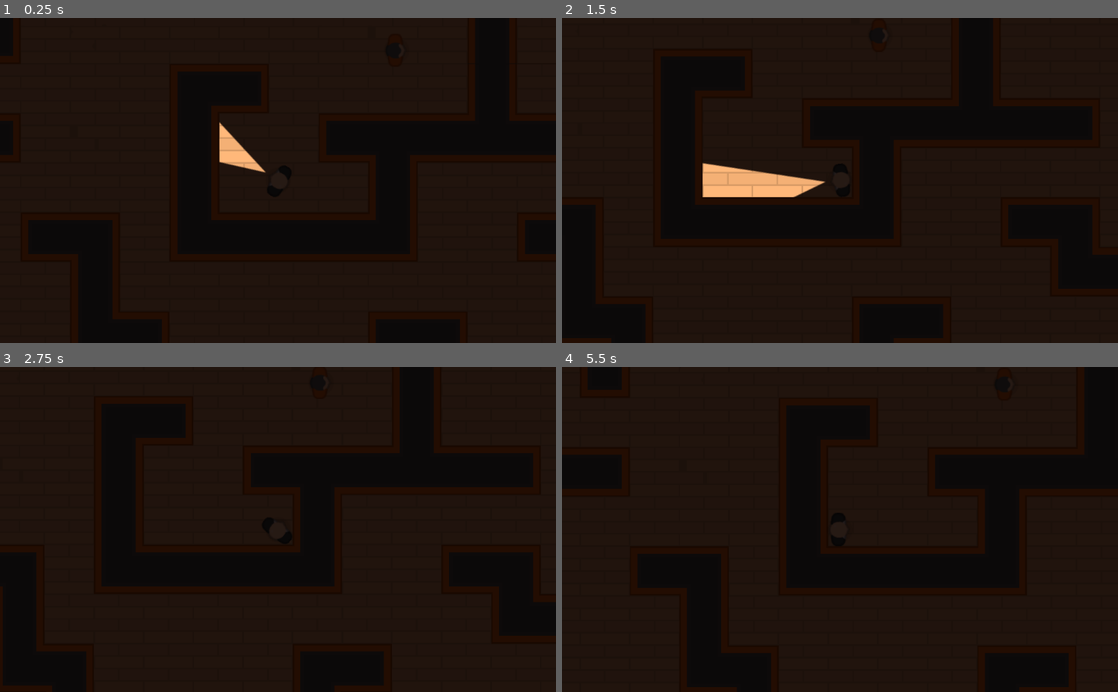
Above: before the commit, frames 1-4 (two rows, left to right).
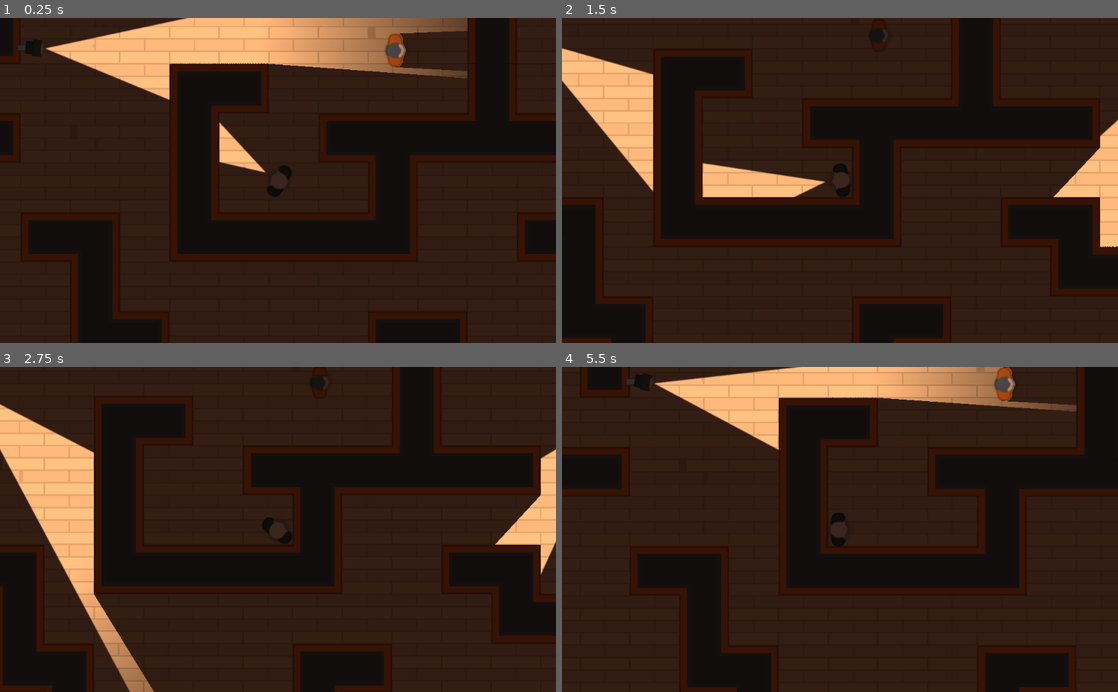
Above: after the commit, the same moments.

Repository: drorya2324/Dont-be-suspicious
Game: Godot game, scene res://Scenes/Levels/TemplateLevel.tscn
Same seed, same stepped clock (60 frames per second), same inputs: the game is played once before the commit and once after it.
Inputs (mouse positions are in pixels of both pictures, inside the frame that each line leads up to):
- Up to frame 1 (0.25 s): no input
- Up to frame 2 (1.5 s): move the mouse to (962, 164) at 0.52 s; hold D (move_right) 0.53-1.28 s; tap T (torch) at 0.6, 1.35 s; move the mouse to (728, 196) at 1.27 s; hold S (move_down) from 1.28 s (still down)
- Up to frame 3 (2.75 s): move the mouse to (333, 458) at 2.02 s; release S (move_down) at 2.03 s; hold D (move_right) from 2.03 s (still down); tap T (torch) at 2.1 s
- Up to frame 4 (5.5 s): tap Enter at 2.75 s; move the mouse to (812, 594) at 2.77 s; release D (move_right) at 2.78 s; hold W (move_up) 2.78-3.53 s; tap T (torch) every 0.75 s from 2.85 to 5.1 s; tap Space at 3.5 s; move the mouse to (1006, 578) at 3.52 s; hold A (move_left) 3.53-5.03 s; move the mouse to (673, 480) at 4.27 s; move the mouse to (867, 529) at 5.02 s; hold S (move_down) from 5.03 s (still down)

The runs differ from the first frame. In frame 1, 9.9% of the frame differs, in the area x 3-85%, y 0-26%; in frame 2, 5.8%; in frame 3, 8.4%; in frame 4, 7.5%.

Commit message:
added cameras

Diff:
--- /dev/null
+++ b/Characters/NPCs/Camera.tscn
@@ -0,0 +1,57 @@
+[gd_scene load_steps=6 format=2]
+
+[ext_resource path="res://Assets/GFX/PNG/Tiles/tile_536.png" type="Texture" id=1]
+[ext_resource path="res://Assets/GFX/PNG/Tiles/tile_463.png" type="Texture" id=2]
+[ext_resource path="res://Scenes/Player/Torch.tscn" type="PackedScene" id=3]
+
+[sub_resource type="RectangleShape2D" id=1]
+
+[sub_resource type="Animation" id=2]
+resource_name = "rotate"
+length = 12.0
+loop = true
+step = 2.0
+tracks/0/type = "value"
+tracks/0/path = NodePath(".:rotation_degrees")
+tracks/0/interp = 1
+tracks/0/loop_wrap = true
+tracks/0/imported = false
+tracks/0/enabled = true
+tracks/0/keys = {
+"times": PoolRealArray( 0, 2, 4, 6, 8, 10, 12 ),
+"transitions": PoolRealArray( 1, 1, 1, 1, 1, 1, 1 ),
+"update": 0,
+"values": [ 0.0, 45.0, 45.0, 0.0, -45.0, -45.0, 0.0 ]
+}
+
+[node name="Camera" type="Node2D"]
+
+[node name="CameraArm" type="Sprite" parent="."]
+position = Vector2( -1, 0 )
+scale = Vector2( 0.5, 0.5 )
+texture = ExtResource( 2 )
+
+[node name="CameraBody" type="KinematicBody2D" parent="."]
+position = Vector2( 4.61214, 0 )
+rotation = -0.00471767
+__meta__ = {
+"_edit_group_": true
+}
+
+[node name="CameraHead" type="Sprite" parent="CameraBody"]
+rotation = 1.5708
+scale = Vector2( 0.4, 0.5 )
+texture = ExtResource( 1 )
+
+[node name="CollisionShape2D" type="CollisionShape2D" parent="CameraBody"]
+visible = false
+position = Vector2( -1, 0 )
+shape = SubResource( 1 )
+disabled = true
+
+[node name="Torch" parent="CameraBody" instance=ExtResource( 3 )]
+position = Vector2( 8.585, -1.5 )
+
+[node name="AnimationPlayer" type="AnimationPlayer" parent="CameraBody"]
+autoplay = "rotate"
+anims/rotate = SubResource( 2 )
--- a/Scenes/Character/TemplateCharacter.tscn
+++ b/Scenes/Character/TemplateCharacter.tscn
@@ -8,6 +8,7 @@
 polygon = PoolVector2Array( -11.6997, -7.33765, -11.1857, -15.5624, -9.77205, -18.0042, -6.55925, -21.474, 2.78763, -21 …(526 unchanged characters)…
 
 [node name="TemplateCharacter" type="KinematicBody2D"]
+collision_layer = 4
 script = ExtResource( 2 )
 __meta__ = {
 "_edit_group_": true
--- a/Scenes/Levels/TemplateLevel.tscn
+++ b/Scenes/Levels/TemplateLevel.tscn
@@ -1,25 +1,41 @@
-[gd_scene load_steps=4 format=2]
+[gd_scene load_steps=5 format=2]
 
 [ext_resource path="res://Scenes/Tiles/Tiles.tres" type="TileSet" id=1]
 [ext_resource path="res://Scenes/Player/Player.tscn" type="PackedScene" id=2]
 [ext_resource path="res://Scenes/Character/TemplateCharacter.tscn" type="PackedScene" id=3]
+[ext_resource path="res://Characters/NPCs/Camera.tscn" type="PackedScene" id=4]
 
 [node name="TemplateLevel" type="Node2D"]
 
 [node name="TileMap" type="TileMap" parent="."]
 tile_set = ExtResource( 1 )
+collision_layer = 2
+collision_mask = 5
 format = 1
 tile_data = PoolIntArray( -196608, 0, 0, -196607, 0, 2, -196606, 0, 2, -196605, 0, 262148, -196604, 0, 262149, -196603, …(7127 unchanged characters)…
 
+[node name="CanvasModulate" type="CanvasModulate" parent="."]
+color = Color( 0.235294, 0.184314, 0.184314, 1 )
+
 [node name="Player" parent="." instance=ExtResource( 2 )]
 position = Vector2( 587.83, 214.85 )
+collision_layer = 1
 
 [node name="Camera2D" type="Camera2D" parent="Player"]
 current = true
 zoom = Vector2( 0.7, 0.7 )
 
-[node name="CanvasModulate" type="CanvasModulate" parent="."]
-color = Color( 0.152941, 0.12549, 0.12549, 1 )
-
 [node name="TemplateCharacter" parent="." instance=ExtResource( 3 )]
 position = Vector2( 740.96, 46.5154 )
+
+[node name="Cameras" type="Node" parent="."]
+
+[node name="Camera" parent="Cameras" instance=ExtResource( 4 )]
+position = Vector2( 269.349, 43.3575 )
+rotation = -0.00101826
+scale = Vector2( 1, 1 )
+
+[node name="Camera2" parent="Cameras" instance=ExtResource( 4 )]
+position = Vector2( 1126.57, 73.3729 )
+rotation = 1.52092
+scale = Vector2( 1, 1 )
--- a/Scenes/Player/Player.tscn
+++ b/Scenes/Player/Player.tscn
@@ -6,6 +6,7 @@
 [ext_resource path="res://Scenes/Player/Torch.tscn" type="PackedScene" id=4]
 
 [node name="Player" instance=ExtResource( 2 )]
+collision_mask = 6
 script = ExtResource( 3 )
 
 [node name="Sprite" parent="." index="0"]
--- a/project.godot
+++ b/project.godot
@@ -51,6 +51,12 @@
  ]
 }
 
+[layer_names]
+
+2d_physics/layer_1="Player"
+2d_physics/layer_2="BackGround"
+2d_physics/layer_3="Enemies"
+
 [rendering]
 
 environment/default_clear_color=Color( 0, 0, 0, 1 )
Not shown: 3 places in Scenes/Tiles/Tiles.tres that only renumber resources
